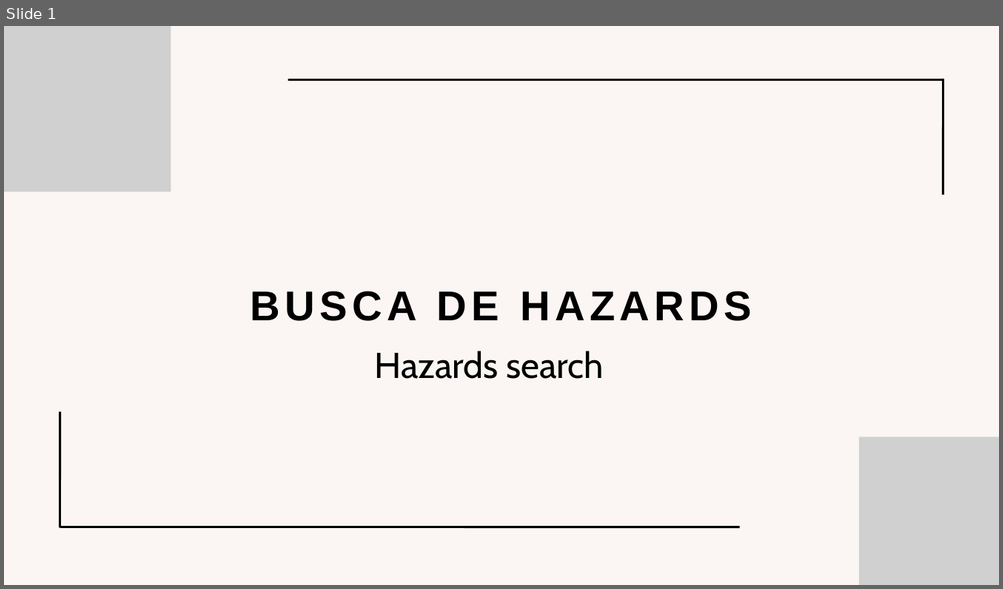
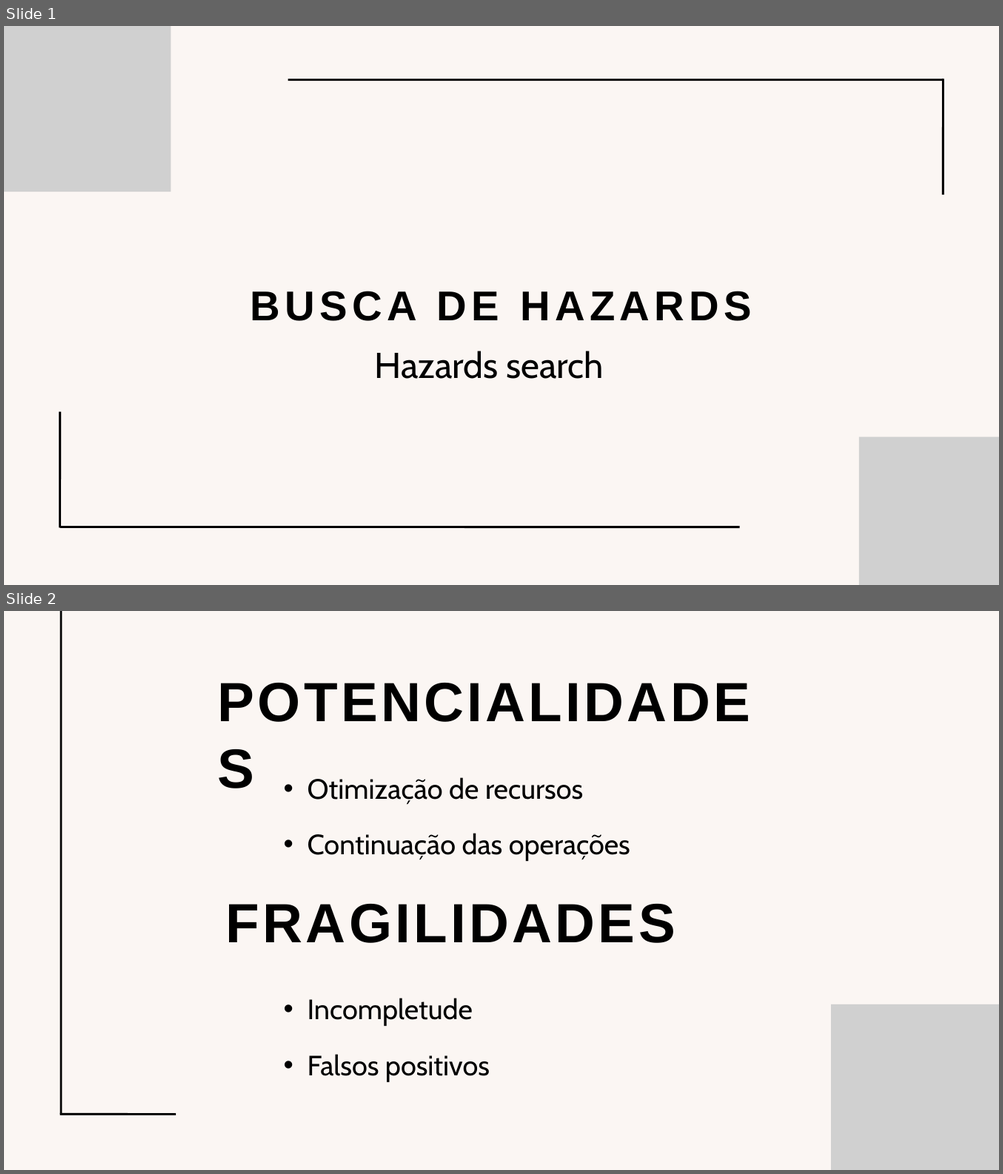
Before and after one commit to alocinny/estrutura-de-dados-estudo, a slide deck: seminário/Busca de hazards.pptx. Shown one above the other, each under a label of ours: slide 1 before the commit, slides 1 and 2 after it. The pictures are 1003x589 and 1003x1174 pixels, drawn with LibreOffice and Linux fonts; fonts in the diff are those of the drawing; grey boxes stand for pictures. Boxes give left, top, right and bottom in pixels: in the first picture for what was removed or moved away, otherwise in the second. Text is boxed around its words. In the diff, an @@ line names an element or a change of style, - is before the commit and + after.

Commit message:
add ppt

```diff
--- a/seminário/Busca de hazards.pptx
+++ b/seminário/Busca de hazards.pptx
@@ slide 2 added at (x1=4, y1=611, x2=999, y2=1170), background #FBF6F3 @@
@@ line added from (61, 611) to (61, 1115), #000000 3 pt @@
@@ text added at (x1=218, y1=667, x2=769, y2=733), 80 pt, text #000000, bold @@
+POTENCIALIDADES
@@ text added at (x1=307, y1=777, x2=630, y2=861), 40.5 pt, text #000000 @@
+  • Otimização de recursos
+  • Continuação das operações
@@ text added at (x1=226, y1=904, x2=675, y2=943), 80 pt, text #000000, bold @@
+FRAGILIDADES
@@ text added at (x1=307, y1=998, x2=489, y2=1082), 40.5 pt, text #000000 @@
+  • Incompletude
+  • Falsos positivos
@@ picture added at (x1=831, y1=1005, x2=999, y2=1170) @@
@@ line added from (60, 1114) to (176, 1114), #000000 3 pt @@
```
Also in this commit, not shown: 8 other slides added, 5 slides removed, 2 other files.
